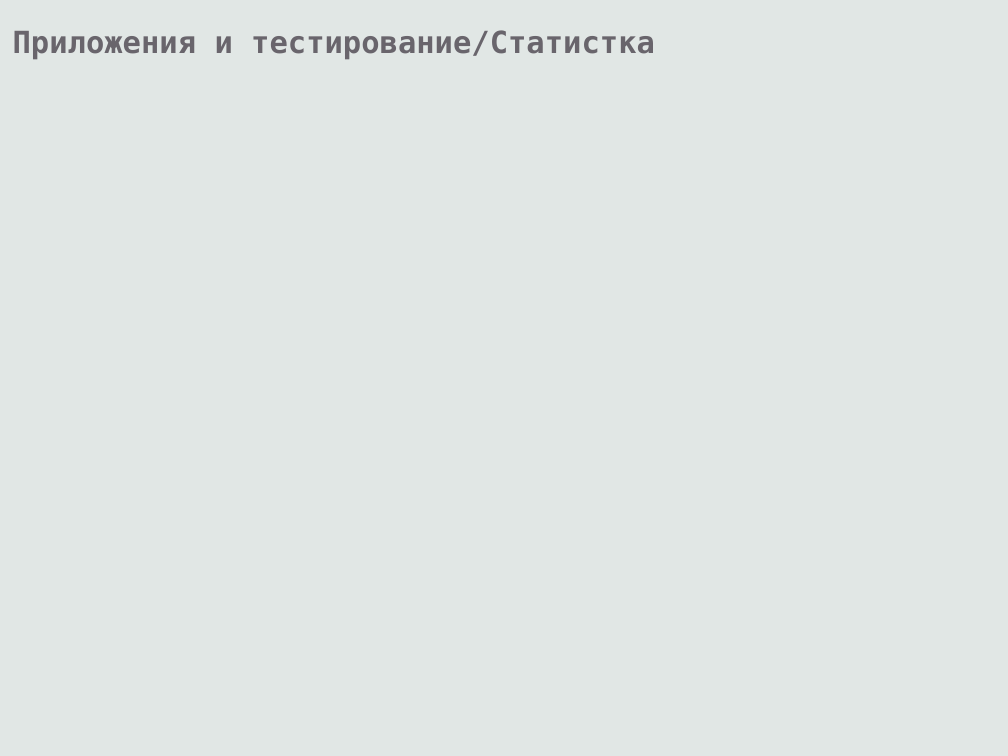
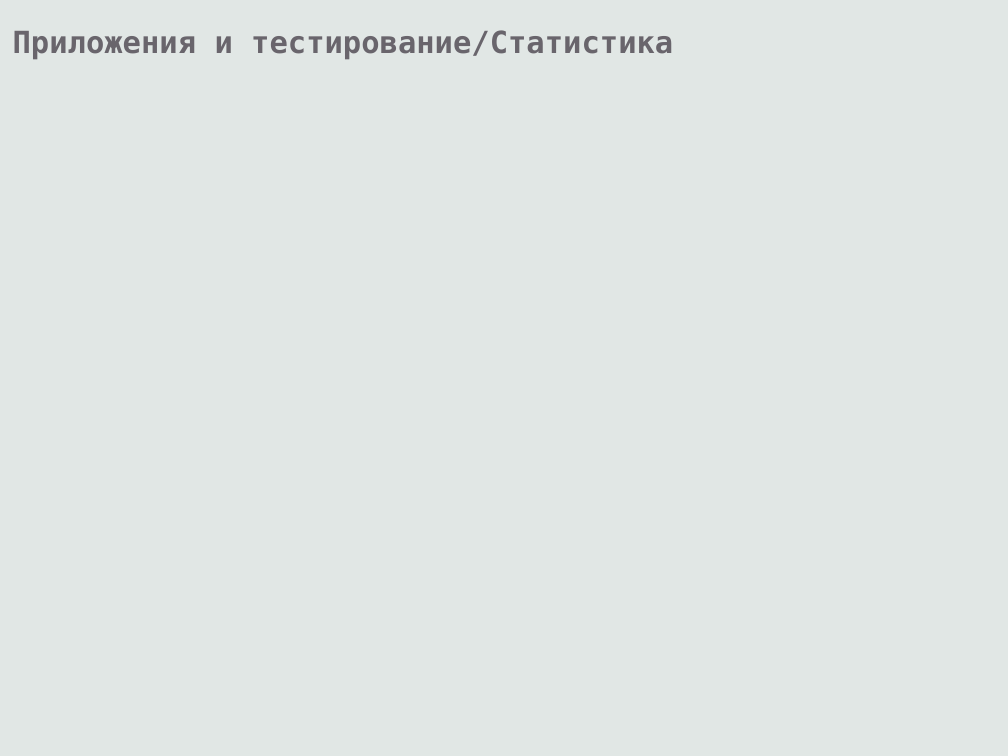
Before and after one commit to eugeneai/prisnif, a slide deck: slide 47 of brick/pres/pacman.odp (slide 44 before the commit). Drawn at 1008x756 pixels with LibreOffice and Linux fonts; fonts in the diff are those of the drawing. Boxes give left, top, right and bottom in pixels: in the first picture for what was removed or moved away, otherwise in the second. Text is boxed around its words. In the diff, an @@ line names an element or a change of style, - is before the commit and + after.

```diff
--- a/brick/pres/pacman.odp
+++ b/brick/pres/pacman.odp
@@ text at (x1=13, y1=30, x2=673, y2=59): text changed @@
-Приложения и тестирование/Статистка
+Приложения и тестирование/Статистика
```
Also in this commit, not shown: 3 other slides changed, 6 slides added, 3 slides removed.
